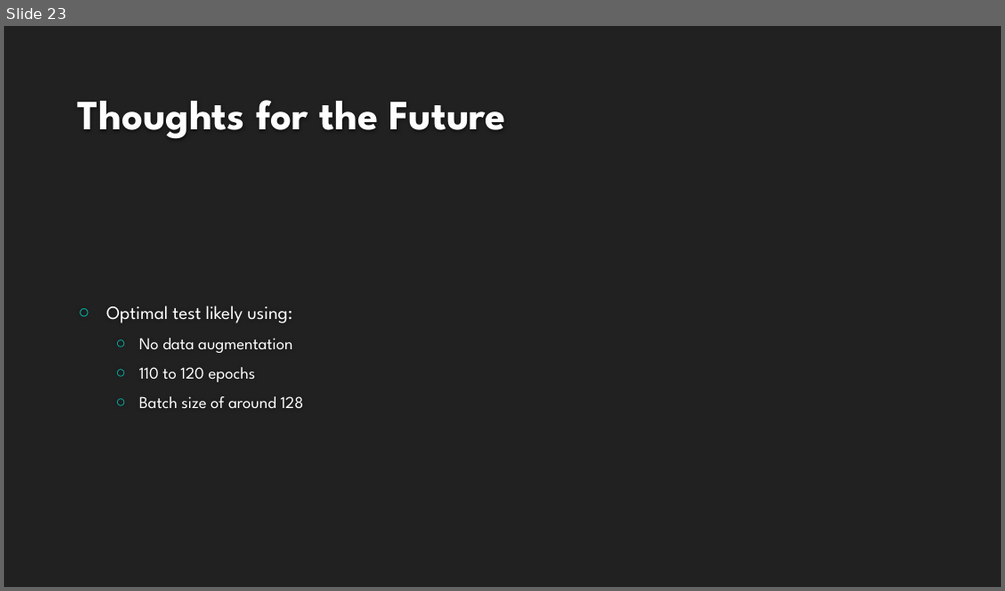
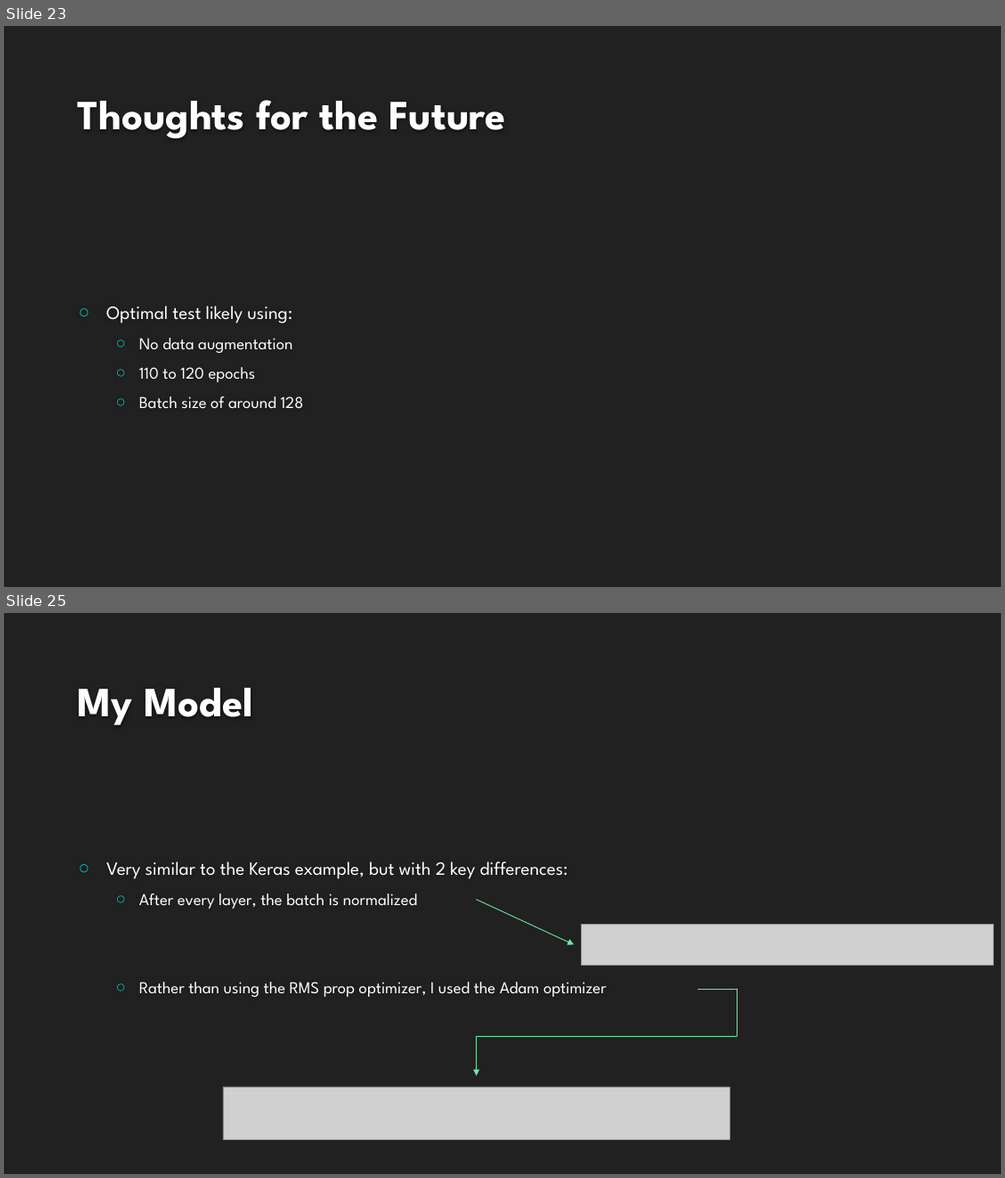
Before and after one commit to caxter99/School_Projects, a slide deck: AI/Project3/Findings Presentation.pptx. Shown one above the other, each under a label of ours: slide 23 before the commit, slides 23 and 25 after it; the slides between them are not shown. The pictures are 1005x591 and 1005x1178 pixels, drawn with LibreOffice and Linux fonts; fonts in the diff are those of the drawing; grey boxes stand for pictures; background and template pictures are left out. Boxes give left, top, right and bottom in pixels: in the first picture for what was removed or moved away, otherwise in the second. Text is boxed around its words. In the diff, an @@ line names an element or a change of style, - is before the commit and + after.

```diff
--- a/AI/Project3/Findings Presentation.pptx
+++ b/AI/Project3/Findings Presentation.pptx
@@ slide 25 added at (4, 613, 1001, 1174), background #212121 @@
@@ title added at (78, 688, 253, 725), 40 pt, text #FEFEFE, bold @@
+My Model
@@ text added at (106, 861, 607, 997), 16 pt, text #FFFFFF @@
+○ Very similar to the Keras example, but with 2 key differences:
+  ○ After every layer, the batch is normalized
+  ○ Rather than using the RMS prop optimizer, I used the Adam optimizer
@@ arrow added from (477, 900) to (574, 944), #6FEBA0 0.75 pt @@
@@ picture added at (582, 925, 994, 965) @@
@@ line added from (698, 989) to (736, 989), #6FEBA0 0.75 pt @@
@@ line added from (736, 989) to (736, 1037), #6FEBA0 0.75 pt @@
@@ arrow added from (477, 1037) to (477, 1076), #6FEBA0 0.75 pt @@
@@ line added from (477, 1037) to (736, 1037), #6FEBA0 0.75 pt @@
@@ picture added at (223, 1086, 730, 1140) @@
```
Also in this commit, not shown: 1 slide changed, 3 other slides added, 4 other files.
